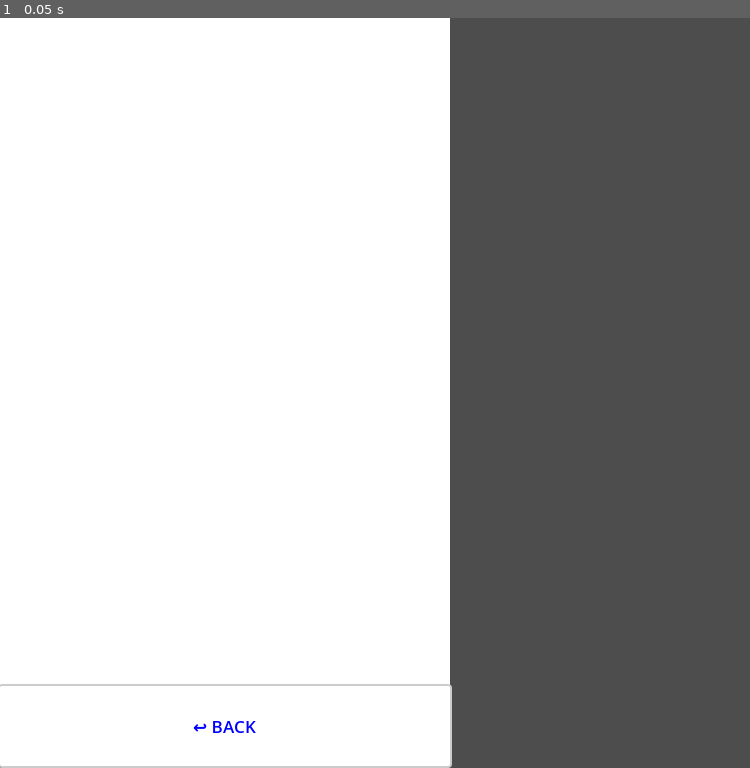
Above: before the commit, frame 1.
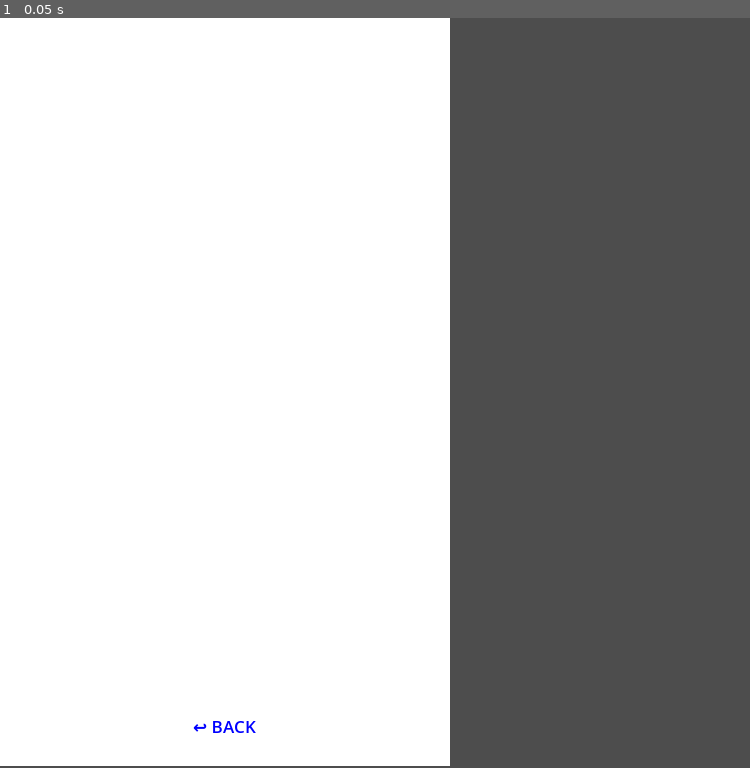
Above: after the commit, the same moment.

Repository: patribu7/It_is_a_snake_clone
Game: Godot game, scene res://scene/gui/box_panel.tscn
Two runs of this game, one before a commit and one after it. Both use one fixed random seed, a clock stepped at 60 frames per second and the inputs below. This scene is started directly instead of the project's main scene.
Inputs:
- Up to frame 1 (0.05 s): no input

The runs differ from the first frame. In frame 1, 0.3% of the frame differs, in the area x 0-61%, y 88-100%.

Commit message:
Fix apparence GUI

Diff:
--- a/scene/gui/box_panel.gd
+++ b/scene/gui/box_panel.gd
@@ -35,11 +35,11 @@
 		box = _text_panel.instantiate()
 
 		if is_in_scenario:
-			box.get_node("Header").text = GameData.description["header"]
-			box.get_node("Body").text = GameData.description["body"]
+			box.get_node("Container").get_node("Header").text = GameData.description["header"]
+			box.get_node("Container").get_node("Body").text = GameData.description["body"]
 
 		else:
-			box.get_node("Body").text = GameData.get_credits_text()
+			box.get_node("Container").get_node("Body").text = GameData.get_credits_text()
 
 	if context == "new_game":
 		box = _new_game_panel.instantiate()
--- a/scene/gui/context_boxes/text_panel.tscn
+++ b/scene/gui/context_boxes/text_panel.tscn
@@ -1,19 +1,28 @@
 [gd_scene format=3 uid="uid://bk2daq6bes1h3"]
 
-[node name="Container" type="VBoxContainer"]
+[node name="Margin" type="MarginContainer"]
 anchors_preset = 15
 anchor_right = 1.0
 anchor_bottom = 1.0
 grow_horizontal = 2
 grow_vertical = 2
+size_flags_horizontal = 3
+size_flags_vertical = 3
+theme_override_constants/margin_left = 20
+theme_override_constants/margin_top = 10
+theme_override_constants/margin_right = 20
+theme_override_constants/margin_bottom = 10
 
-[node name="Header" type="Label" parent="."]
+[node name="Container" type="VBoxContainer" parent="."]
+layout_mode = 2
+
+[node name="Header" type="Label" parent="Container"]
 layout_mode = 2
 size_flags_vertical = 1
 theme_override_font_sizes/font_size = 40
 autowrap_mode = 2
 
-[node name="Body" type="RichTextLabel" parent="."]
+[node name="Body" type="RichTextLabel" parent="Container"]
 layout_mode = 2
 size_flags_vertical = 3
 fit_content = true
--- a/scene/gui/gui.tscn
+++ b/scene/gui/gui.tscn
@@ -7,17 +7,6 @@
 [ext_resource type="PackedScene" uid="uid://dr85gwailnjvj" path="res://scene/gui/btn_exp.tscn" id="3_to2iy"]
 [ext_resource type="Texture2D" uid="uid://bfqe4lh1n6x7" path="res://assets/png/background/bulletin_board.png" id="4_amiu3"]
 [ext_resource type="AudioStream" uid="uid://ck1psicpfnu5m" path="res://assets/audio/sounds/fanfare.wav" id="7_td1m6"]
-
-[sub_resource type="FontFile" id="FontFile_fj7l1"]
-cache/0/16/0/ascent = 0.0
-cache/0/16/0/descent = 0.0
-cache/0/16/0/underline_position = 0.0
-cache/0/16/0/underline_thickness = 0.0
-cache/0/16/0/scale = 1.0
-cache/0/16/0/kerning_overrides/16/0 = Vector2(0, 0)
-
-[sub_resource type="LabelSettings" id="LabelSettings_vg3ty"]
-font = SubResource("FontFile_fj7l1")
 
 [sub_resource type="FontFile" id="FontFile_xbjtq"]
 cache/0/16/0/ascent = 0.0
@@ -35,6 +24,17 @@
 [sub_resource type="LabelSettings" id="LabelSettings_amda6"]
 font = SubResource("FontFile_xbjtq")
 
+[sub_resource type="FontFile" id="FontFile_fj7l1"]
+cache/0/16/0/ascent = 0.0
+cache/0/16/0/descent = 0.0
+cache/0/16/0/underline_position = 0.0
+cache/0/16/0/underline_thickness = 0.0
+cache/0/16/0/scale = 1.0
+cache/0/16/0/kerning_overrides/16/0 = Vector2(0, 0)
+
+[sub_resource type="LabelSettings" id="LabelSettings_vg3ty"]
+font = SubResource("FontFile_fj7l1")
+
 [node name="GUI" type="Control"]
 layout_mode = 3
 anchors_preset = 15
@@ -50,6 +50,17 @@
 z_index = -2
 position = Vector2(373, 371)
 texture = ExtResource("4_amiu3")
+
+[node name="Decoration" type="Label" parent="BulletinBoard"]
+offset_left = -218.0
+offset_top = 179.0
+offset_right = 72.0
+offset_bottom = 326.0
+text = "     🟢🟢🟢       🔴
+     🟢
+     🟢
+🟢🟢"
+label_settings = SubResource("LabelSettings_amda6")
 
 [node name="Menu" type="Control" parent="."]
 layout_mode = 1
@@ -91,12 +102,14 @@
 text = "NEW GAME"
 
 [node name="icon" type="Label" parent="Menu/MainMenu/NewGame"]
+visible = false
 layout_mode = 0
 offset_right = 40.0
 offset_bottom = 30.0
 text = "🔴"
 label_settings = SubResource("LabelSettings_vg3ty")
 visible_characters = 2
+visible_ratio = 2.0
 
 [node name="SelectLv" parent="Menu/MainMenu" instance=ExtResource("3_to2iy")]
 layout_mode = 2
@@ -105,11 +118,14 @@
 text = "SELECT LEVEL"
 
 [node name="icon" type="Label" parent="Menu/MainMenu/SelectLv"]
+visible = false
+layout_mode = 0
 offset_right = 40.0
 offset_bottom = 30.0
 text = "🔴"
 label_settings = SubResource("LabelSettings_vg3ty")
 visible_characters = 2
+visible_ratio = 2.0
 
 [node name="Credits" parent="Menu/MainMenu" instance=ExtResource("3_to2iy")]
 layout_mode = 2
@@ -118,11 +134,14 @@
 text = "CREDITS"
 
 [node name="icon" type="Label" parent="Menu/MainMenu/Credits"]
+visible = false
+layout_mode = 0
 offset_right = 40.0
 offset_bottom = 30.0
 text = "🔴"
 label_settings = SubResource("LabelSettings_vg3ty")
 visible_characters = 2
+visible_ratio = 2.0
 
 [node name="Quit" parent="Menu/MainMenu" instance=ExtResource("3_to2iy")]
 layout_mode = 2
@@ -130,11 +149,14 @@
 text = "QUIT"
 
 [node name="icon" type="Label" parent="Menu/MainMenu/Quit"]
+visible = false
+layout_mode = 0
 offset_right = 40.0
 offset_bottom = 30.0
 text = "🔴"
 label_settings = SubResource("LabelSettings_vg3ty")
 visible_characters = 2
+visible_ratio = 2.0
 
 [node name="MenuPaused" type="VBoxContainer" parent="Menu"]
 layout_mode = 1
@@ -304,24 +326,15 @@
 text = "Thank you to complete the Demo!"
 
 [node name="ConfirmationDialog" type="ConfirmationDialog" parent="Menu"]
+title = ""
 initial_position = 1
+size = Vector2i(200, 101)
+dialog_text = "
+ Quit?"
 dialog_autowrap = true
 
 [node name="Fanfare" type="AudioStreamPlayer2D" parent="."]
 stream = ExtResource("7_td1m6")
-autoplay = true
-
-[node name="Decoration" type="Label" parent="."]
-layout_mode = 0
-offset_left = 155.0
-offset_top = 550.0
-offset_right = 445.0
-offset_bottom = 697.0
-text = "     🟢🟢🟢       🔴
-     🟢
-     🟢
-🟢🟢"
-label_settings = SubResource("LabelSettings_amda6")
 
 [connection signal="visibility_changed" from="Menu" to="Menu" method="_on_visibility_changed"]
 [connection signal="pressed" from="Menu/MainMenu/NewGame" to="Menu" method="_on_new_game_button_pressed"]
--- a/scene/gui/tres/gui.tres
+++ b/scene/gui/tres/gui.tres
@@ -1,14 +1,19 @@
-[gd_resource type="Theme" load_steps=5 format=3 uid="uid://dk7an8w4p1xt1"]
+[gd_resource type="Theme" load_steps=6 format=3 uid="uid://dk7an8w4p1xt1"]
 
 [ext_resource type="FontFile" uid="uid://sskf8nua404j" path="res://assets/tres/custom_font_file.tres" id="1_e5v2c"]
 [ext_resource type="SystemFont" uid="uid://dvuickalrmy8p" path="res://assets/tres/font_retry_btn.tres" id="2_pd8bv"]
 [ext_resource type="StyleBox" uid="uid://cq134pfgqrifq" path="res://scene/gui/tres/styl_box_flat.tres" id="2_wotnl"]
+
+[sub_resource type="StyleBoxFlat" id="StyleBoxFlat_gkb5c"]
+bg_color = Color(1, 1, 1, 1)
 
 [sub_resource type="StyleBoxFlat" id="StyleBoxFlat_q1huo"]
 bg_color = Color(1, 1, 1, 1)
 
 [resource]
 default_font = ExtResource("1_e5v2c")
+AcceptDialog/constants/buttons_separation = 0
+AcceptDialog/styles/panel = SubResource("StyleBoxFlat_gkb5c")
 Button/colors/font_color = Color(0, 0, 0, 1)
 Button/colors/font_disabled_color = Color(0, 0, 0, 1)
 Button/colors/font_focus_color = Color(0, 0, 1, 1)
@@ -24,9 +29,10 @@
 Button/font_sizes/font_size = 30
 Button/fonts/font = ExtResource("1_e5v2c")
 Button/styles/disabled = null
+Button/styles/focus = ExtResource("2_wotnl")
 Button/styles/hover = ExtResource("2_wotnl")
 Button/styles/normal = ExtResource("2_wotnl")
-Button/styles/pressed = null
+Button/styles/pressed = ExtResource("2_wotnl")
 FlatButton/base_type = &"Button"
 FlatButton/font_sizes/font_size = 17
 FlatButton/fonts/font = ExtResource("2_pd8bv")
@@ -47,3 +53,5 @@
 RichTextLabel/constants/shadow_offset_y = 0
 RichTextLabel/constants/shadow_outline_size = 0
 RichTextLabel/font_sizes/normal_font_size = 30
+Window/colors/title_color = Color(1, 1, 1, 1)
+Window/font_sizes/title_font_size = 20
--- a/scene/main/main.gd
+++ b/scene/main/main.gd
@@ -111,3 +111,4 @@
 
 func _on_request_main_menu():
 	$GUI.show()
+	$GUI/Fanfare.play()
--- a/scene/maps/map13.tscn
+++ b/scene/maps/map13.tscn
@@ -1425,7 +1425,7 @@
 offset_top = -3300.0
 offset_right = 200.0
 offset_bottom = -3231.0
-text = "Spesso hai riprovato piu' e piu' volte"
+text = "Spesso hai riprovato piu` e piu` volte"
 horizontal_alignment = 2
 autowrap_mode = 2
 
@@ -1465,7 +1465,7 @@
 offset_top = -4521.0
 offset_right = 650.0
 offset_bottom = -4404.0
-text = "Qualcosa inevitabilmete e' stato lasciato indietro"
+text = "Qualcosa inevitabilmete e` stato lasciato indietro"
 autowrap_mode = 2
 
 [node name="Label9" type="Label" parent="Texts"]
@@ -1512,7 +1512,7 @@
 offset_top = -7550.0
 offset_right = 300.0
 offset_bottom = -7481.0
-text = "E' a questo che ti sono servito"
+text = "E` a questo che ti sono servito"
 horizontal_alignment = 2
 autowrap_mode = 2
 
@@ -1533,7 +1533,7 @@
 offset_top = -9100.0
 offset_right = 350.0
 offset_bottom = -8985.0
-text = "E l'unico modo che hai per farlo e' tirare ancora i dadi per salire con altre Ladders e scendere con altri Snakes"
+text = "E l'unico modo che hai per farlo e` tirare ancora i dadi per salire con altre Ladders e scendere con altri Snakes"
 autowrap_mode = 2
 
 [node name="Gates" type="Node2D" parent="."]
--- a/scene/title_screen/title_screen.gd
+++ b/scene/title_screen/title_screen.gd
@@ -10,8 +10,8 @@
 	animation_is_finished = true
 
 func go_to_main_menu():
+	request_main_menu.emit()
 	queue_free()
-	request_main_menu.emit()
 
 
 func _input(event):
